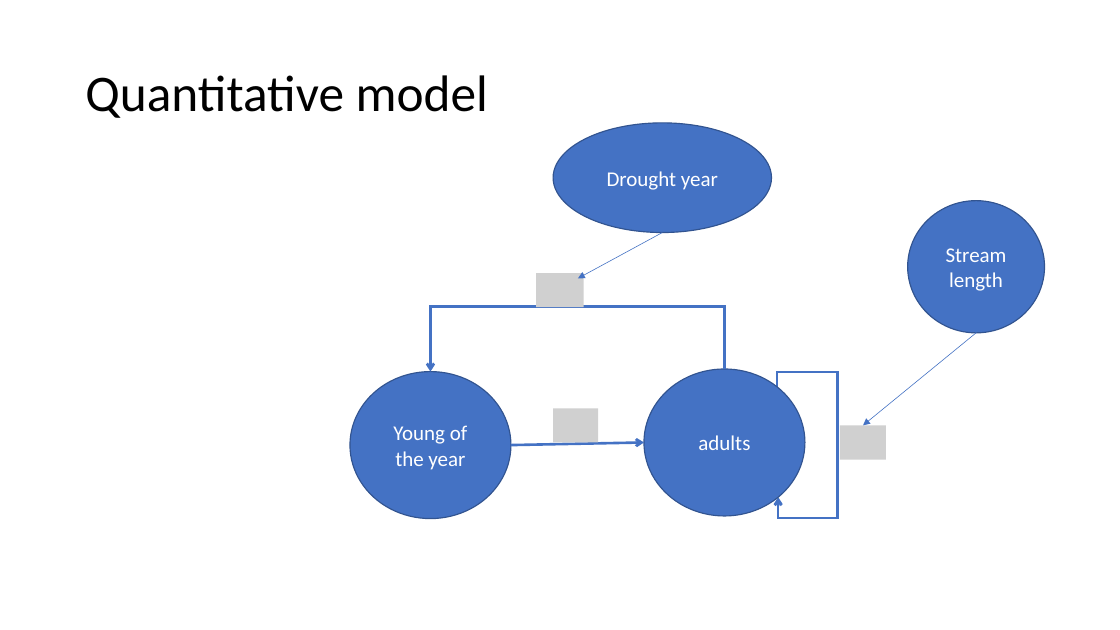
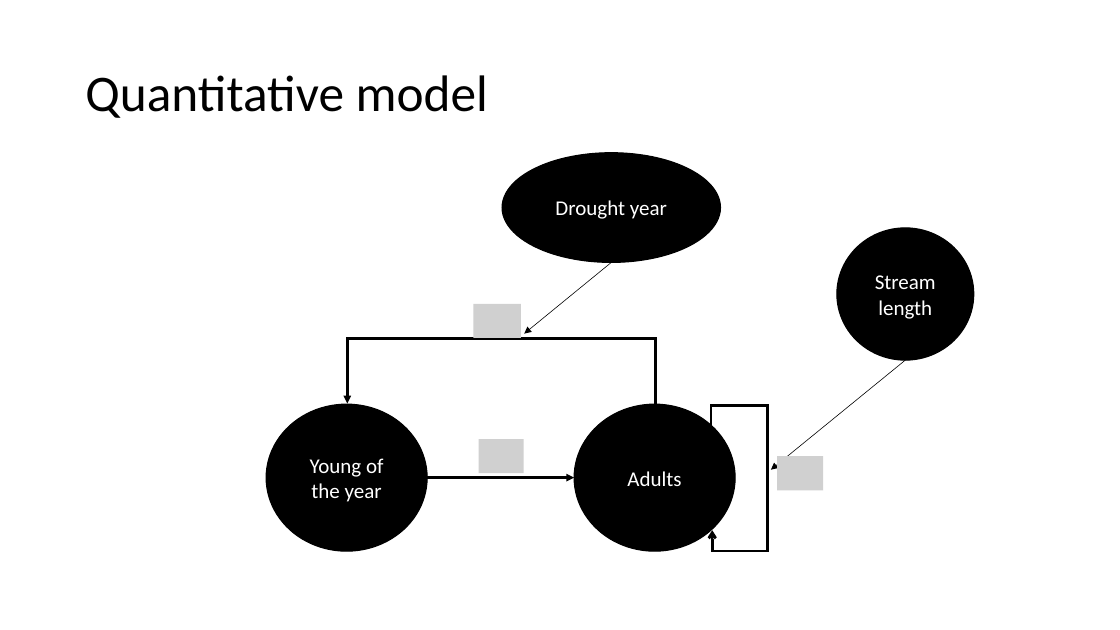
Before and after one commit to ssa200/ssa200.github.io, a slide deck: slide 24 of static/lectures/SSA_Lecture9_MatrixDemPVA.pptx (slide 22 before the commit). Drawn at 1120x630 pixels with LibreOffice and Linux fonts; fonts in the diff are those of the drawing; grey boxes stand for pictures; background and template pictures are left out. Boxes give left, top, right and bottom in pixels: in the first picture for what was removed or moved away, otherwise in the second. Text is boxed around its words. In the diff, an @@ line names an element or a change of style, - is before the commit and + after.

```diff
--- a/static/lectures/SSA_Lecture9_MatrixDemPVA.pptx
+++ b/static/lectures/SSA_Lecture9_MatrixDemPVA.pptx
@@ ellipse "Drought year": place and size @@
-ellipse "Drought year" at (554, 123, 772, 233)
+ellipse "Drought year" at (502, 153, 721, 263)
@@ ellipse "Stream length": place and size @@
-ellipse "Stream length" at (908, 201, 1045, 333)
+ellipse "Stream length" at (837, 228, 974, 360)
@@ arrow moved from (663, 233) - (578, 278) to (612, 262) - (524, 334) @@
@@ arrow (612, 262) - (524, 334): stroke #4472C4 0.5 pt to #000000 0.5 pt @@
@@ picture removed at (536, 273, 584, 308) @@
@@ picture added at (474, 304, 522, 339) @@
@@ elbow arrow moved from (724, 369) - (430, 371) to (655, 405) - (347, 403) @@
@@ elbow arrow (655, 405) - (347, 403): stroke #4472C4 2.25 pt to #000000 2.25 pt; arrowheads changed @@
@@ arrow moved from (976, 333) - (863, 425) to (906, 360) - (771, 470) @@
@@ arrow (906, 360) - (771, 470): stroke #4472C4 0.5 pt to #000000 0.5 pt @@
@@ fill #4472C4 to #000000; outline #325491 1 pt to #000000 1 pt in 4 elements at (502, 153, 721, 263), (837, 228, 974, 360), (575, 404, 736, 551), (266, 404, 428, 551) @@
@@ ellipse "Young of the year": place and size @@
-ellipse "Young of the year" at (350, 371, 512, 518)
+ellipse "Young of the year" at (266, 404, 428, 551)
@@ picture removed at (554, 408, 599, 443) @@
@@ ellipse "Adults": place and size @@
-ellipse "Adults" at (644, 369, 806, 516)
+ellipse "Adults" at (575, 404, 736, 551)
@@ elbow arrow moved from (777, 393) - (778, 497) to (711, 426) - (712, 530) @@
@@ elbow arrow (711, 426) - (712, 530): stroke #4472C4 2.25 pt to #000000 2.25 pt @@
@@ arrow removed from (371, 444) to (462, 444) @@
@@ picture added at (479, 439, 524, 474) @@
@@ picture removed at (840, 425, 886, 460) @@
@@ arrow moved from (511, 445) - (644, 443) to (428, 478) - (575, 478) @@
@@ arrow (428, 478) - (575, 478): stroke #4472C4 2.25 pt to #000000 2.25 pt; arrowheads changed @@
@@ text in ellipse at (627, 471, 681, 486): text changed @@
-adults
+Adults
@@ picture added at (777, 456, 823, 491) @@
```
Also in this commit, not shown: 22 other slides changed, 3 slides added, 1 slide removed, 14 other files.
